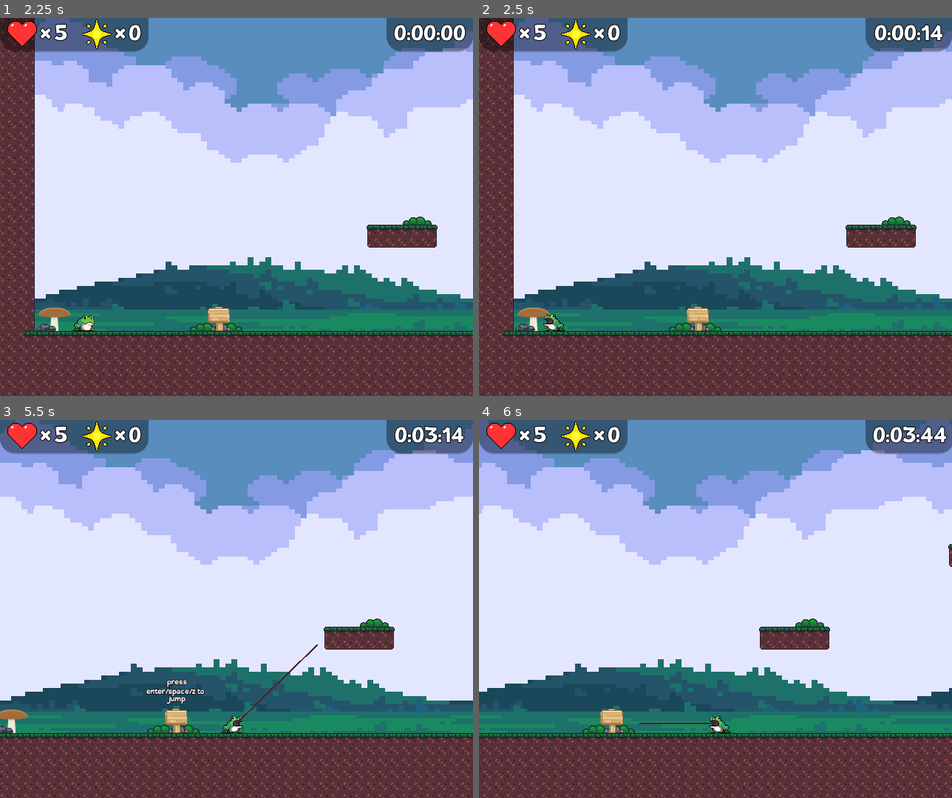
Above: before the commit, frames 1-4 (two rows, left to right).
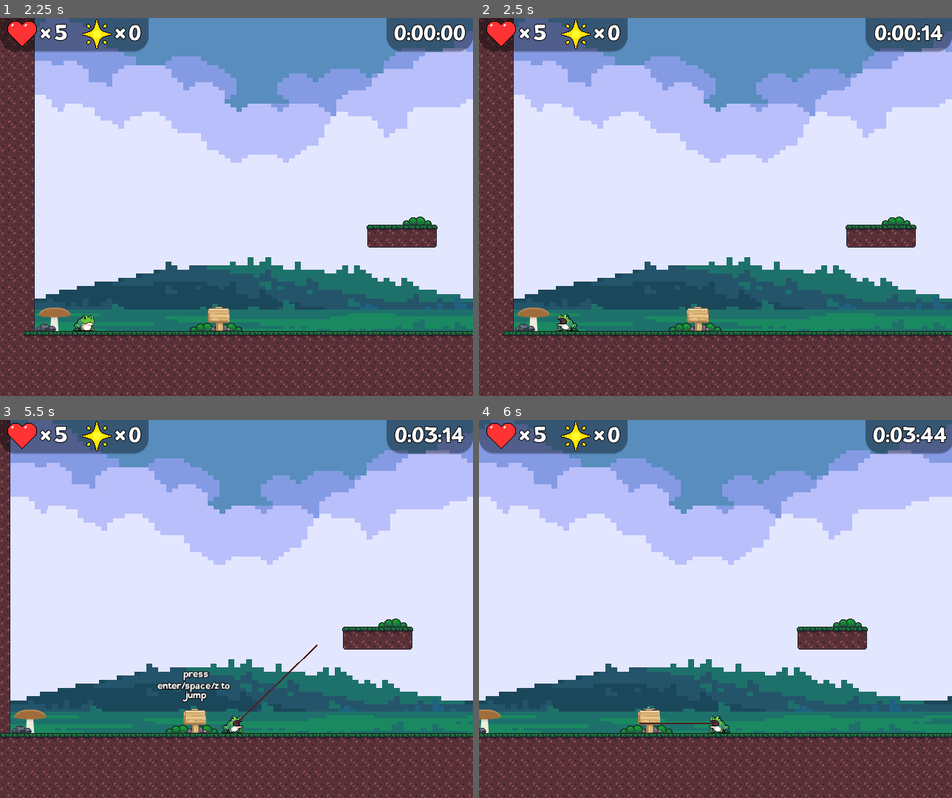
Above: after the commit, the same moments.

Repository: fheysel/frogGoesToSpace
Game: Godot game, scene res://Menus/MainMenu/MainMenu.tscn
Two runs of this game, one before a commit and one after it. Both use one fixed random seed, a clock stepped at 60 frames per second and the inputs below.
Inputs:
- Up to frame 1 (2.25 s): tap Z at 0.5, 1.25 s; hold X (tongue) 0.53-1.28 s; hold D (ui_right) 0.53-2.03 s; tap Space (jump) at 0.77, 1.52 s; tap S (look_down) at 1.35 s; tap X (tongue) at 1.55 s; tap Enter at 2 s; hold A (ui_left) from 2.03 s (still down); hold W (look_up) from 2.03 s (still down)
- Up to frame 2 (2.5 s): keep holding A (ui_left); keep holding W (look_up); tap X (tongue) at 2.3 s
- Up to frame 3 (5.5 s): tap Enter at 2.75, 3.5, 4.25 s; release A (ui_left) at 2.78 s; release W (look_up) at 2.78 s; hold D (ui_right) 2.78-4.28 s; tap X (tongue) at 2.85, 4.55, 5.3 s; tap Space (jump) at 3.02, 3.77, 4.52 s; hold X (tongue) 3.53-4.28 s; hold A (ui_left) 4.28-5.03 s; tap S (look_down) at 4.35 s; hold D (ui_right) from 5.03 s (still down); hold W (look_up) from 5.03 s (still down)
- Up to frame 4 (6 s): release D (ui_right) at 5.78 s; release W (look_up) at 5.78 s; hold A (ui_left) from 5.78 s (still down); tap X (tongue) at 5.85 s

Frame 1 is identical in both runs. In frame 2, 0.3% of the frame differs, in the area x 13-21%, y 78-83%; in frame 3, 15%; in frame 4, 18%, in the area x 0-100%, y 0-100%.

Commit message:
Prevent frog from walking while tonguing

Diff:
--- a/godotproject/Player.gd
+++ b/godotproject/Player.gd
@@ -2,6 +2,9 @@
 
 signal tongue_start
 signal tongue_stop
+
+# Enum types
+enum HorizMoveType { STOPPED, STOPPING, MOVING, TURN_AROUND }
 
 # Constants relating to horizontal movement
 export (float) var walk_horiz_accel = 1200
@@ -118,11 +121,11 @@
 	tongue_held = Input.is_action_pressed("tongue")
 
 
-func handle_normal_horizontal_movement(delta):
+func handle_normal_horizontal_movement(delta) -> int:
 	# We break movement up into two main categories: ground and air
 	###############################################################################################
 	# If the frog is on the ground, then there are a few possible movement options:
-	#   - user is not inputting a direction:
+	#   - user is not inputting a direction (or is using the tongue):
 	#     => frog experiences friction (walk_horiz_accel * friction_coeff) slowing them down
 	#        until they are stopped
 	#
@@ -172,18 +175,21 @@
 	# They can keep the full momentum if they can jump as soon as they touch the ground.
 	#
 	###############################################################################################
-
+	var ret_value : int = HorizMoveType.STOPPED
 	if on_floor_last_frame:
 		# Handle ground movement
-		if fequal(user_direction.x, 0):
+		if fequal(user_direction.x, 0) or !$PlayerTongue.idle:
 			# If the user isn't inputting a direction, slow them down toward stopped
 			var vs = sign(velocity.x)
 			velocity.x += -vs * walk_horiz_accel * delta * friction_coeff
-			if sign(velocity.x) * vs < 0:
+			ret_value = HorizMoveType.STOPPING
+			if sign(velocity.x) * vs < 0 or fequal(velocity.x, 0):
 				# User is going in opposite dir'n then they were originally.
 				# Make them come to a stop.
 				velocity.x = 0
+				ret_value = HorizMoveType.STOPPED
 		else:
+			ret_value = HorizMoveType.MOVING
 			# Make the user move in the direction they're pointing if they're not already
 			# at the speed cap
 			if sign(user_direction.x) * velocity.x < walk_speed_limit:
@@ -192,6 +198,7 @@
 				# (dir'n of user_direction.x doesn't match dir'n of velocity.x)
 				if sign(user_direction.x) * sign(velocity.x) < 0:
 					turning_bonus = ground_turn_coefficient
+					ret_value = HorizMoveType.TURN_AROUND
 				velocity.x += user_direction.x * walk_horiz_accel * delta * turning_bonus
 				# Limit horiz. speed to speed cap
 				velocity.x = sign(velocity.x) * min(abs(velocity.x), walk_speed_limit)
@@ -206,6 +213,7 @@
 		# If the user isn't inputting a direction, don't adjust their velocity
 		# Otherwise...
 		if !fequal(user_direction.x, 0):
+			ret_value = HorizMoveType.MOVING
 			# Make the user move in the direction they're pointing if they're not already
 			# at the speed cap
 			if sign(user_direction.x) * velocity.x < air_speed_limit:
@@ -214,9 +222,11 @@
 				# (dir'n of user_direction.x doesn't match dir'n of velocity.x)
 				if sign(user_direction.x) * sign(velocity.x) < 0:
 					turning_bonus = air_turn_coefficient
+					ret_value = HorizMoveType.TURN_AROUND
 				velocity.x += user_direction.x * air_horiz_accel * delta * turning_bonus
 				# Limit horiz. speed to speed cap
 				velocity.x = sign(velocity.x) * min(abs(velocity.x), air_speed_limit)
+	return ret_value
 
 func _draw():
 	var tongue_target_global = null
@@ -280,7 +290,7 @@
 
 	else:
 		# Adjust X velocity based on user input
-		handle_normal_horizontal_movement(delta)
+		var horiz_move_type = handle_normal_horizontal_movement(delta)
 
 		# Adjust Y velocity based on gravity and jump
 		velocity.y += gravity * delta * wind_speed.y
@@ -306,7 +316,7 @@
 
 		# Play sound effect when timer has expired and frog is walking on floor
 		# (only if user is pointing in the same direction that frog is going)
-		if $HopSoundTimer.is_stopped() && on_floor_last_frame && !fequal(user_direction.x, 0) && sign(velocity.x) == sign(user_direction.x):
+		if $HopSoundTimer.is_stopped() && on_floor_last_frame && horiz_move_type == HorizMoveType.MOVING && sign(velocity.x) == sign(user_direction.x):
 			# Calculate new timer value, based on period as well as random variance.
 			# This slight variance will hopefully make it sound more natural.
 			# Let P and V be the period and variance, the minimum timer value will be P and the max will be P*(1+V)
